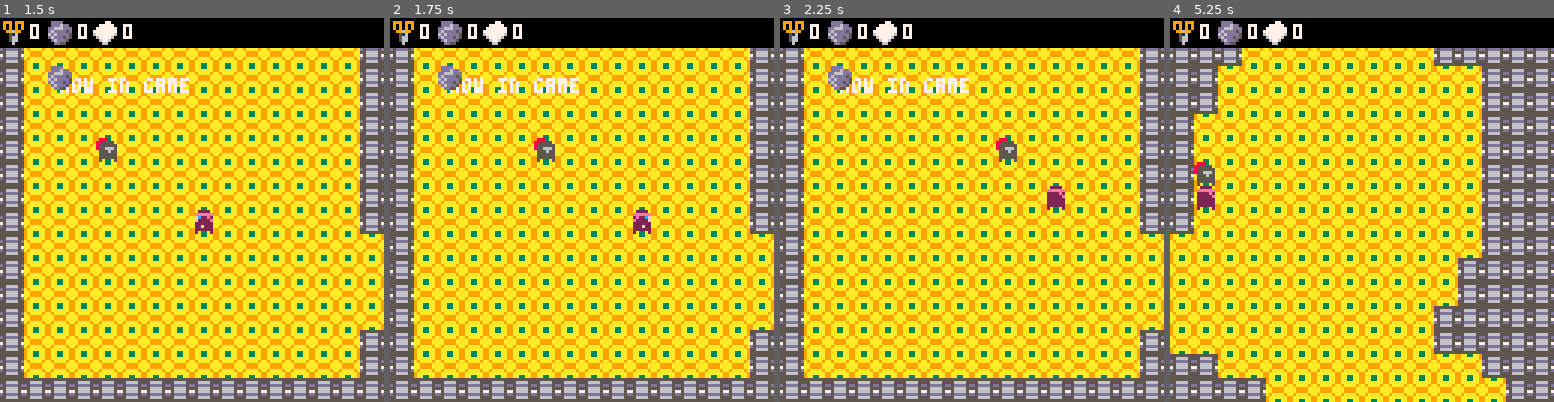
Above: before the commit, frames 1-4 (left to right).
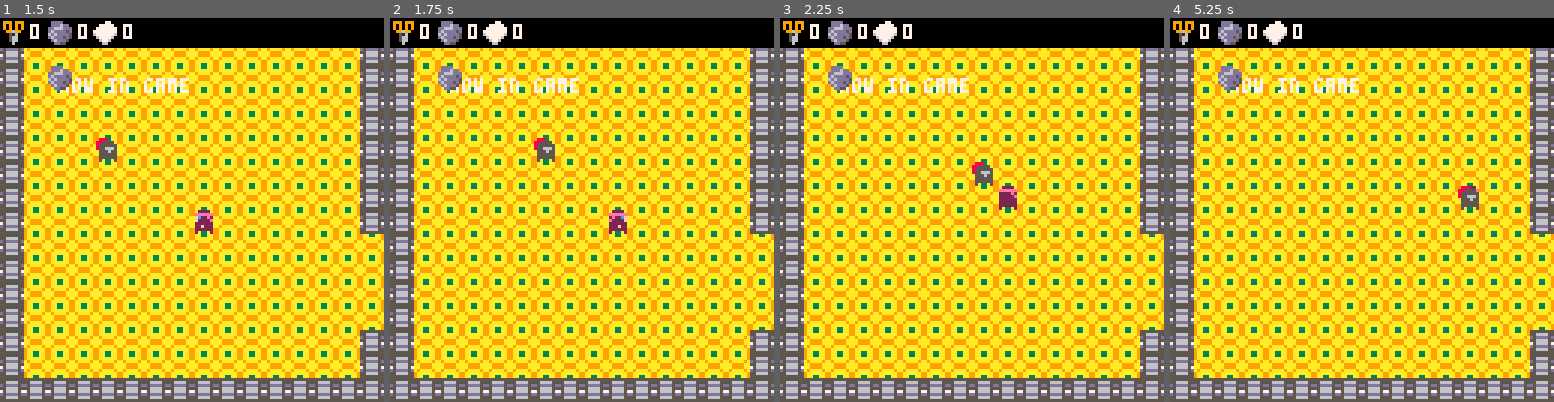
Above: after the commit, the same moments.

Repository: Braxmaster/Gamejam3012
Game: PICO-8 cartridge game.p8
Same seed, same stepped clock (60 frames per second), same inputs: the game is played once before the commit and once after it.
Inputs:
- Up to frame 1 (1.5 s): tap X (X key) at 0.33, 1.07 s; tap O (Z key) at 0.7 s
- Up to frame 2 (1.75 s): hold Right from 1.6 s (still down); tap O (Z key) at 1.7 s
- Up to frame 3 (2.25 s): tap X (X key) at 1.85 s; release Right at 2.1 s; tap O (Z key) at 2.1 s; hold Up from 2.15 s (still down)
- Up to frame 4 (5.25 s): release Up at 2.42 s; hold Right 2.47-3.03 s; tap O (Z key) every 0.4 s from 2.5 to 4.9 s; tap X (X key) at 2.97, 4.08, 5.2 s; hold Left 3.08-3.58 s; hold Down 3.63-3.97 s; hold Right 4.02-4.68 s; hold Up 4.73-5.03 s; hold Left from 5.08 s (still down)

Frame 1 is identical in both runs. In frame 2, 0.5% of the frame differs, in the area x 57-68%, y 50-57%; in frame 3, 1.0%; in frame 4, 24%, in the area x 0-100%, y 7-100%.

Commit message:
Move one tile per tick

Diff:
--- a/game.p8
+++ b/game.p8
@@ -105,19 +105,16 @@
 end
 
 function update_player()
-  if btn(0) and not pixel_is_blocked(player.x - 8, player.y) then
+  if btnp(0) and not pixel_is_blocked(player.x - 8, player.y) then
     player.x -= 8
     player.dir = c_dir_left
-  end
-  if btn(1) and not pixel_is_blocked(player.x + 8, player.y) then
+  elseif btnp(1) and not pixel_is_blocked(player.x + 8, player.y) then
     player.x += 8
     player.dir = c_dir_right
-  end
-  if btn(2) and not pixel_is_blocked(player.x, player.y - 8) then
+  elseif btnp(2) and not pixel_is_blocked(player.x, player.y - 8) then
     player.y -= 8
     player.dir = c_dir_up
-  end
-  if btn(3) and not pixel_is_blocked(player.x, player.y + 8) then
+  elseif btnp(3) and not pixel_is_blocked(player.x, player.y + 8) then
     player.y += 8
     player.dir = c_dir_down
   end
